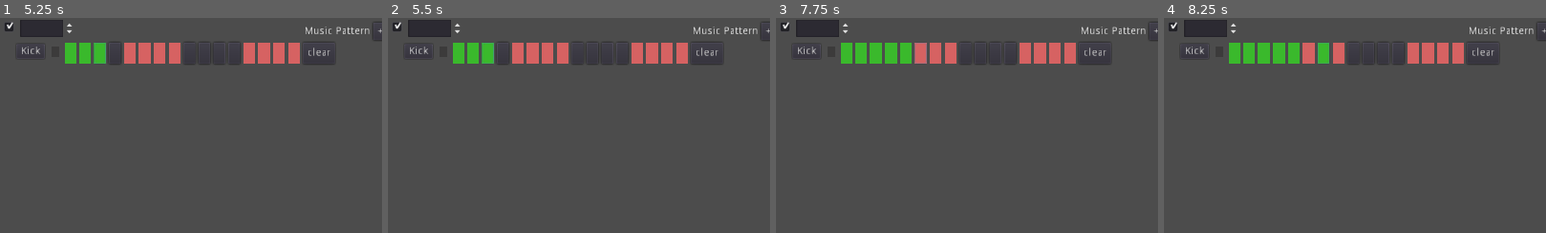
Above: before the commit, frames 1-4 (left to right).
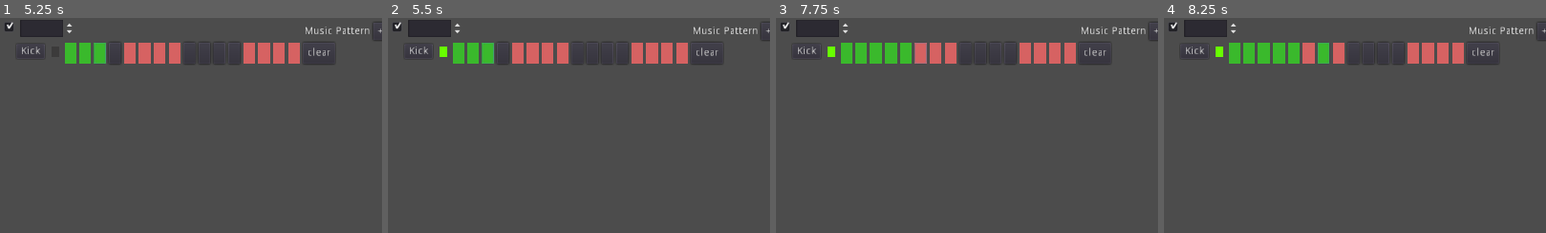
Above: after the commit, the same moments.

Repository: 2439905184/Loops
Game: Godot game, scene res://Main.tscn
Two runs of this game, one before a commit and one after it. Both use one fixed random seed, a clock stepped at 60 frames per second and the inputs below.
Inputs (mouse positions are % of the whole screen's width and height, from its top left):
- Up to frame 1 (5.25 s): click "Play" at 0.5 s; click "Play" at 1.25 s; click (1, 2) at 2 s; click "Kick" at 2.75 s; click (9, 8) at 3.5 s; click (11, 8) at 4.25 s; click (13, 8) at 5 s
- Up to frame 2 (5.5 s): no input
- Up to frame 3 (7.75 s): click (15, 8) at 5.75 s; click (17, 8) at 6.5 s; click (19, 8) at 7.25 s
- Up to frame 4 (8.25 s): click (21, 8) at 8 s
The pictures show only the part of the screen within x 0-50%, y 0-50%; the shares and areas given below are measured in that part.

Frame 1 is identical in both runs. In frame 2, 0.1% of the frame differs, in the area x 13-16%, y 13-19%; in frame 3, 0.1%; in frame 4, 0.1%.

Commit message:
✨ feat: 添加播放提示
通道机架

Diff:
--- a/Main.gd
+++ b/Main.gd
@@ -3,13 +3,14 @@
 var play = false
 var kick_paizi = [0,0,0,0 ,0,0,0,0 ,0,0,0,0 ,0,0,0,0] # 16拍一个小节
 var cur_kick = 0
+signal sync_play_ui
 
 func _ready():
 	var bpm = 130
 	var per_pai = 0.146 # 一拍多少秒
 	#print_debug(per_pai)
 	print_debug(kick_paizi)
-
+	connect("sync_play_ui",$JiJIa/Container,"_on_sync")
 	$Timer.wait_time = per_pai
 
 	for node in $JiJIa/kick.get_children():
@@ -60,7 +61,9 @@
 	print_debug(cur_kick)
 	if kick_paizi[cur_kick] == 1:
 		$Kick.play()
-
+		emit_signal("sync_play_ui",true)
+	elif kick_paizi[cur_kick] == 0:
+		emit_signal("sync_play_ui",false)
 	cur_kick = next_kick
 
 	pass
--- a/Main.tscn
+++ b/Main.tscn
@@ -7,6 +7,7 @@
 [ext_resource path="res://assets/Grv Kick 25.ogg" type="AudioStream" id=5]
 [ext_resource path="res://a.gd" type="Script" id=6]
 [ext_resource path="res://resource/mulit2.tres" type="StyleBox" id=7]
+[ext_resource path="res://play_hint.gd" type="Script" id=8]
 
 [node name="Main" type="Node2D"]
 script = ExtResource( 4 )
@@ -195,6 +196,7 @@
 margin_right = 80.0
 margin_bottom = 53.0
 color = Color( 0.235294, 0.231373, 0.231373, 1 )
+script = ExtResource( 8 )
 
 [node name="Pattern" type="Node2D" parent="."]
 
--- /dev/null
+++ b/play_hint.gd
@@ -0,0 +1,11 @@
+extends ColorRect
+
+onready var normal_color = Color(0.235294, 0.231373, 0.231373)
+onready var play_color = Color(0.407843, 1, 0)
+
+func _on_sync(play:bool):
+	if play:
+		self.color = play_color
+	else:
+		self.color = normal_color
+	pass
Not shown: 1 places in Main.tscn that only renumber resources
